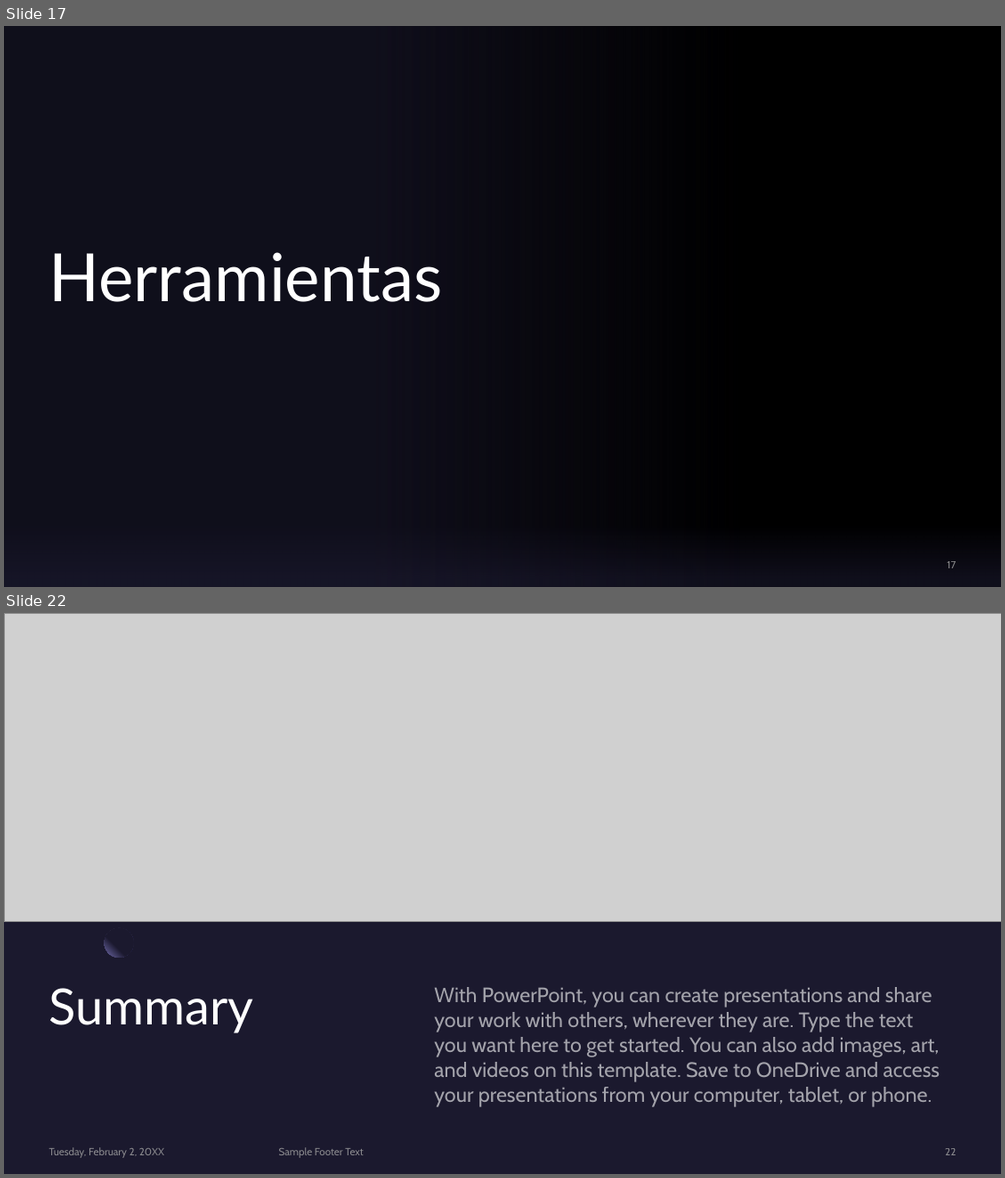
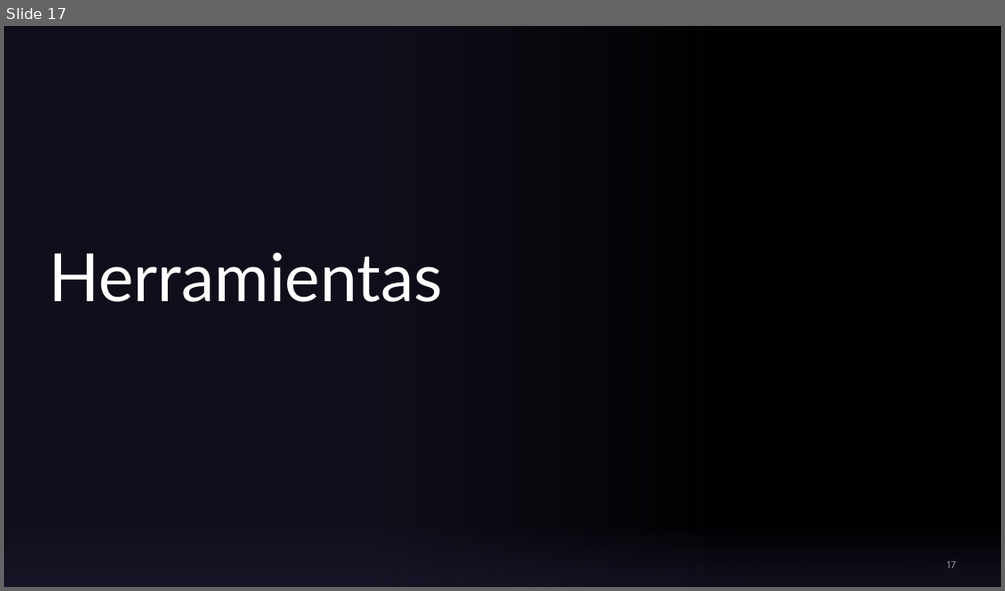
Before and after one commit to Jiaz02/MyGymBro, a slide deck: My Gym Bro def.pptx. Shown one above the other, each under a label of ours: slides 17 and 22 before the commit, slide 17 after it; the slides between them are not shown. The pictures are 1005x1178 and 1005x591 pixels, drawn with LibreOffice and Linux fonts; fonts in the diff are those of the drawing; grey boxes stand for pictures; background and template pictures are left out. Boxes give left, top, right and bottom in pixels: in the first picture for what was removed or moved away, otherwise in the second. Text is boxed around its words. In the diff, an @@ line names an element or a change of style, - is before the commit and + after.

```diff
--- a/My Gym Bro def.pptx
+++ b/My Gym Bro def.pptx
@@ slide 22 removed at [4, 613, 1001, 1174], background #1B192E @@
@@ picture removed at [4, 613, 1001, 922] @@
@@ ellipse removed at [105, 928, 133, 957] @@
@@ title removed at [49, 988, 254, 1033] @@
-Summary
@@ text removed at [434, 987, 939, 1107] @@
-With PowerPoint, you can create presentations and share your work with others, wherever they are. Type the text you want here to get started. You can also add images, art, and videos on this template. Save to OneDrive and access your presentations from your computer, tablet, or phone.
@@ text removed at [49, 1147, 164, 1158] @@
-Tuesday, February 2, 20XX
@@ text removed at [279, 1147, 364, 1158] @@
-Sample Footer Text
@@ page number removed at [945, 1148, 955, 1155] @@
-22
```
Also in this commit, not shown: 10 slides added, 5 other slides removed.
